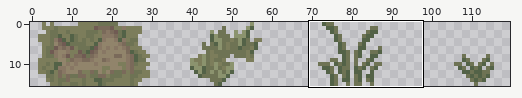
Pixel-art file -- assets/03_backgrounds/grassTexture.aseprite. Above: a wide view before the commit, with the close-up outlined.
Close-up. Earlier state:
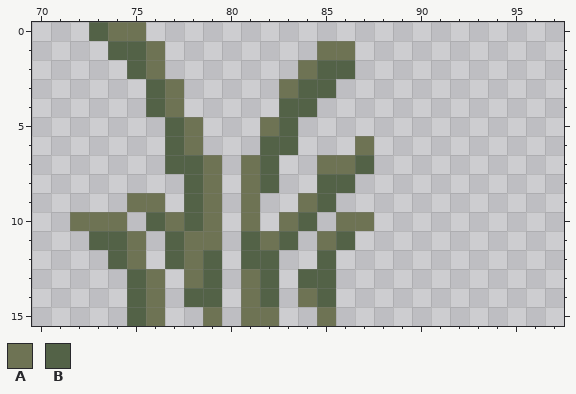
128x16 pixels, 1 frame. Shown: x 70..97, y 0..15. The wide view leaves out empty margins.
Palette (. is transparent): A #6e7354  B #536247
Pixels before, first column x 72:
 0 .BAA............
 1 ..BBA........AA.
 2 ...BA.......ABB.
 3 ....BA.....ABB..
 4 ....BA.....BB...
 5 .....BA...AB....
 6 .....BA...BB...A
 7 .....BBA.AB..AAB
 8 ......BA.AB..BB.
 9 ...AA.BA.A..AB..
10 AAA.BABA.A.AB.AA
11 .BBA.BAA.BAB.AB.
12 ..BA.BAB.BB..B..
13 ...BA.AB.AB.BB..
14 ...BA.BB.AB.AB..
15 ...BA..A.AA..A..
The result:
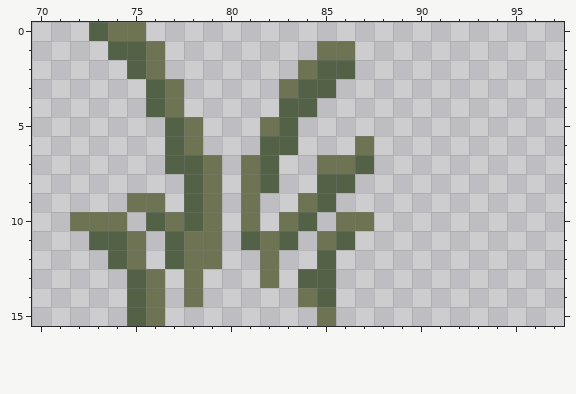
Commit message: herbe moulin
Changes in this commit:
Colour A replaces colour B in row 12 at x 79 and 82; in row 13 at x 82; in row 14 at x 78.
Colour A is gone in rows 13 to 14 at x 81; in row 15 at x 79 and 81 to 82.
Colour B is gone in row 12 at x 81; in row 13 at x 79; in row 14 at x 79 and 82.
Where, in picture pixels (left, top, right, bottom), the same in both close-ups:
changed: (184, 250, 279, 326)
